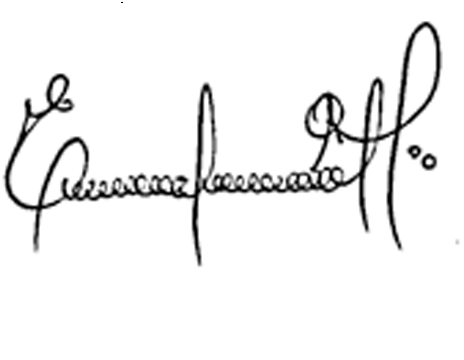
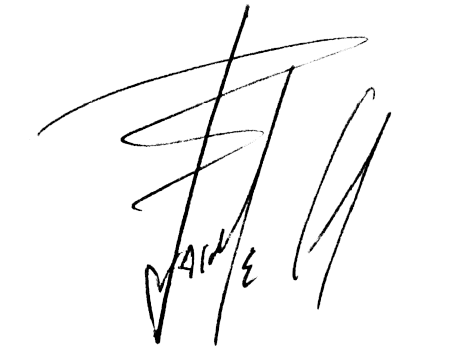
The second 464px x 360px image is a revision of the first. Changes to its layers:
added layer "jgutierrez" above "ezerpa" over (29, 4, 392, 346)
renamed "Capa 2" to "ezerpa", hid it, painted on it over (2, 11, 461, 280)
hid "vrojas", painted on it over (43, 2, 434, 307)
hid "jvalera", painted on it over (2, 2, 461, 346)
